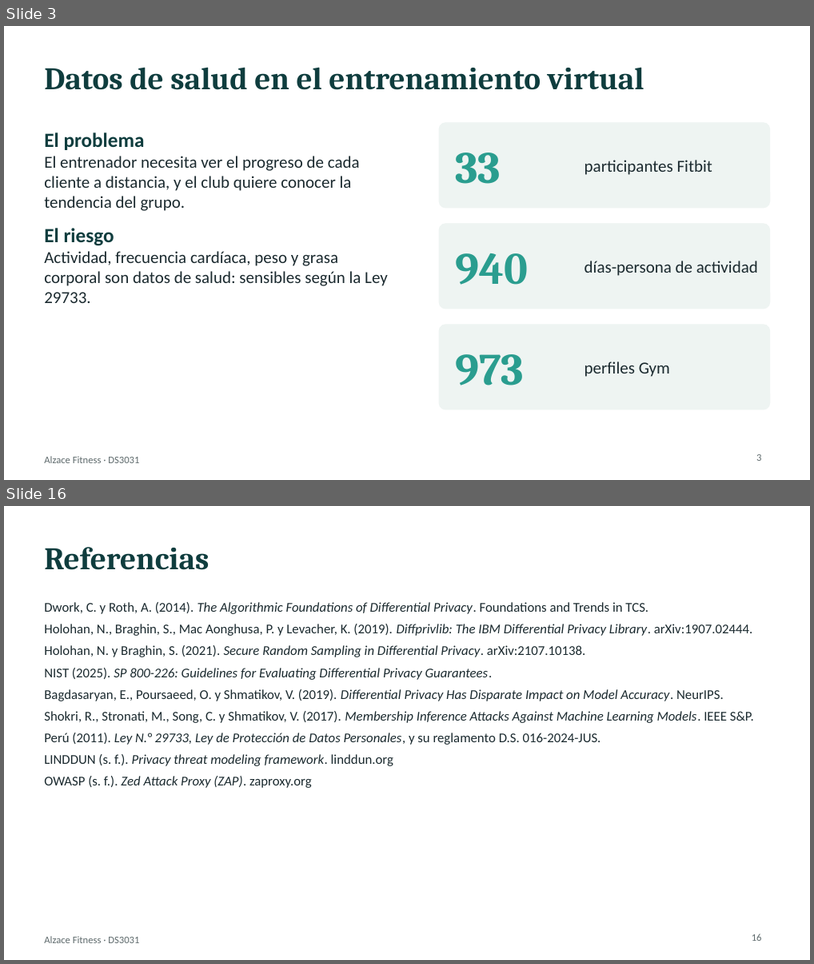
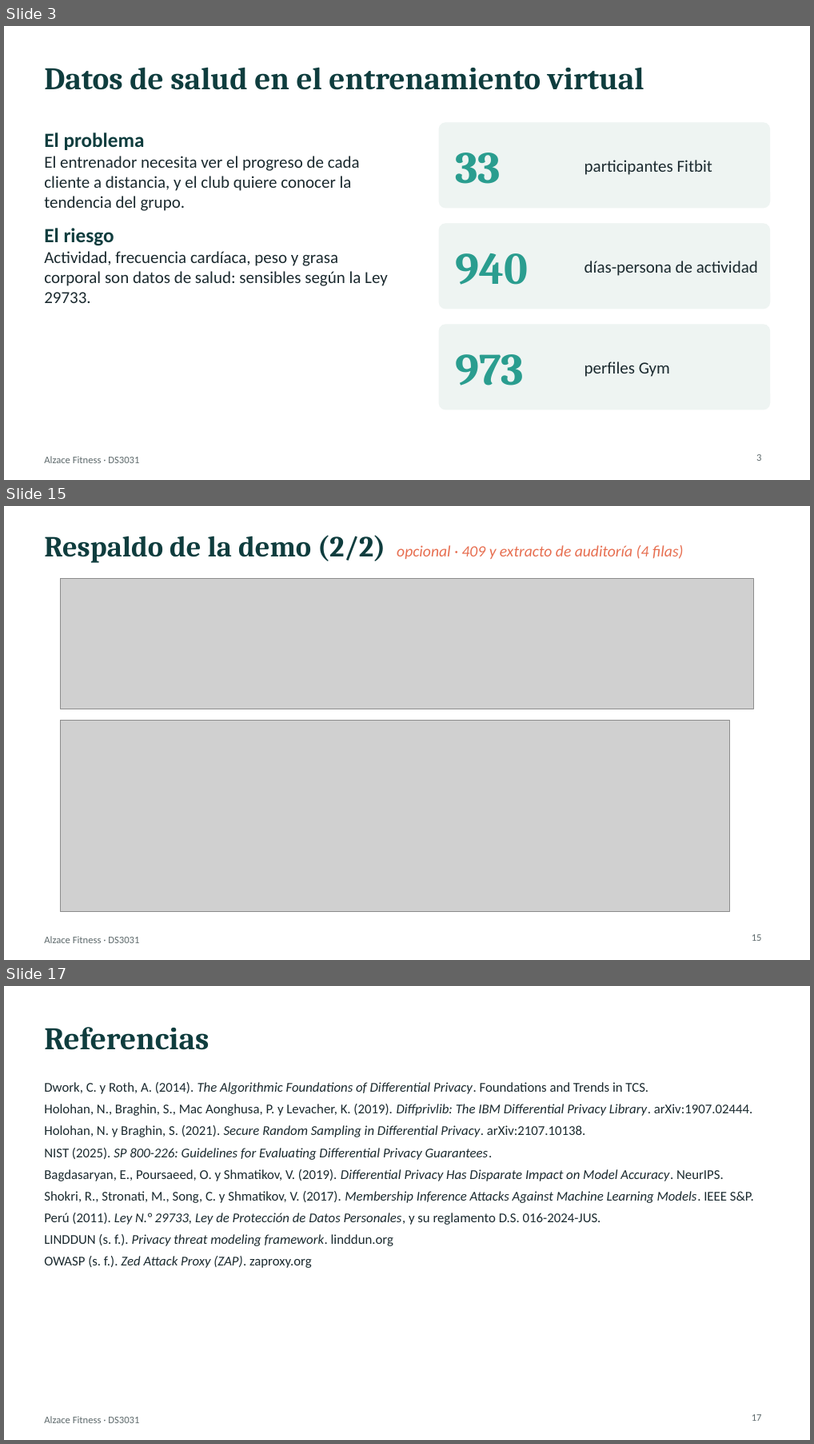
Before and after one commit to JoelxD12O/Proyecto-2---etica-y-seguridad-de-datos, a slide deck: presentacion/Presentacion_Alzace_Final.pptx. Shown one above the other, each under a label of ours: slides 3 and 16 before the commit, slides 3, 15 and 17 after it; the slides between them are not shown. The pictures are 814x964 and 814x1444 pixels, drawn with LibreOffice and Linux fonts; fonts in the diff are those of the drawing; grey boxes stand for pictures. Boxes give left, top, right and bottom in pixels: in the first picture for what was removed or moved away, otherwise in the second. Text is boxed around its words. In the diff, an @@ line names an element or a change of style, - is before the commit and + after.

```diff
--- a/presentacion/Presentacion_Alzace_Final.pptx
+++ b/presentacion/Presentacion_Alzace_Final.pptx
@@ slide 15 added at [4,506,810,960], background #FFFFFF; not listed: 1 template element that a slide beside it also shows @@
@@ title added at [44,535,684,563], 14 pt, text #E76F51, italic @@
+Respaldo de la demo (2/2) opcional · 409 y extracto de auditoría (4 filas)
@@ picture added at [61,579,754,708] @@
@@ picture added at [61,720,730,912] @@
@@ page number added at [752,934,762,940], 9 pt, text #5F6B6D @@
+15
@@ what was slide 16 is now slide 17 @@
@@ page number at [752,1414,762,1420]: text changed @@
-16
+17
```
Also in this commit, not shown: 12 slides changed, 13 other files.
